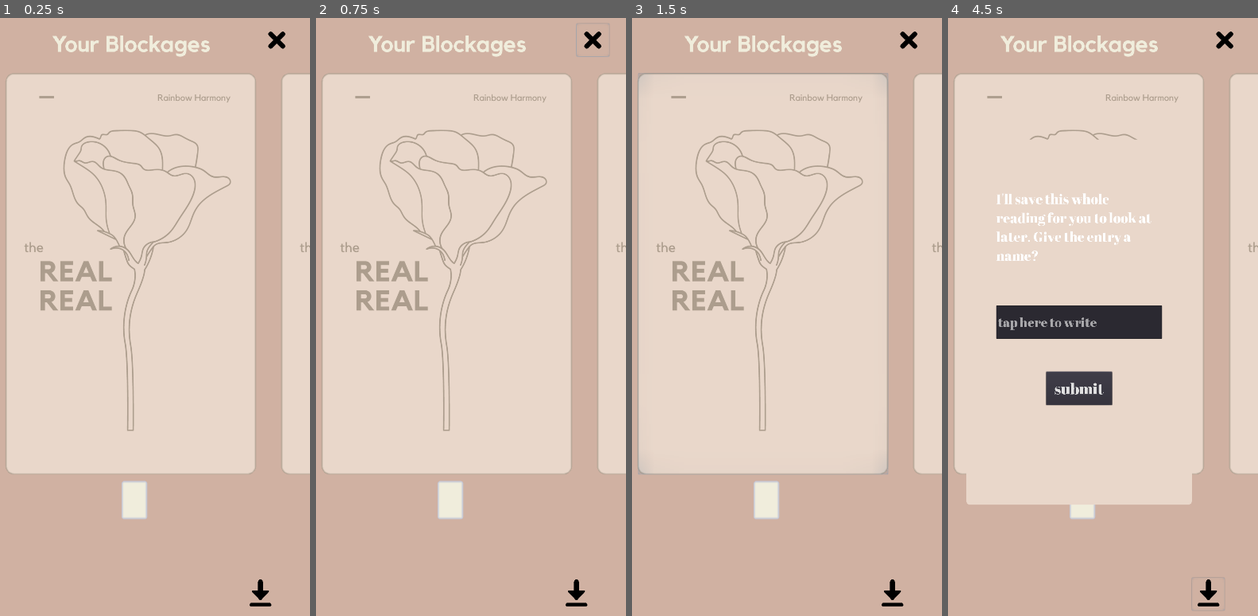
Above: before the commit, frames 1-4 (left to right).
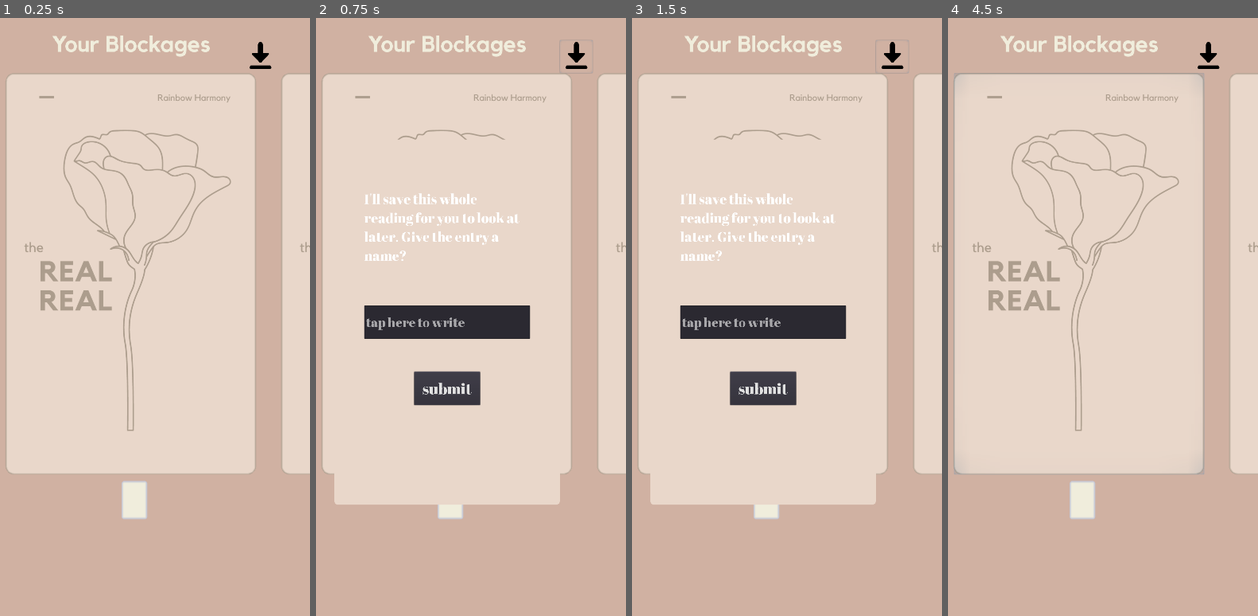
Above: after the commit, the same moments.

Repository: collectivenectar/therealrealoracle
Game: Godot game, scene res://scenes/DrawingCards/seeyourcards.tscn
The game is run twice, just before and just after one commit, with the same random seed, the same clock (stepped at 60 frames per second) and the same inputs. This scene is started directly instead of the project's main scene.
Inputs (mouse positions are in pixels of both pictures, inside the frame that each line leads up to; where the layout moved, square brackets give the same spot in the first picture):
- Up to frame 1 (0.25 s): no input
- Up to frame 2 (0.75 s): click (591, 41) at 0.52 s
- Up to frame 3 (1.5 s): click (762, 275) at 1.25 s
- Up to frame 4 (4.5 s): click (1078, 388) at 2 s, where only the run after the commit has a clickable "submit"; click (1078, 275) at 2.75 s; click (1078, 275) at 3.5 s; click (1208, 53) [1208, 592] at 4.25 s

The runs differ from the first frame. In frame 1, 0.4% of the frame differs, in the area x 80-93%, y 2-99%; in frame 2, 11%; in frame 3, 11%; in frame 4, 11%, in the area x 2-93%, y 2-100%.
Error before the commit: Invalid get index 'nan' (on base: 'Array'). (res://scripts/DrawingCards/Carousels/CarouselFinite.gd:215)
Error after the commit: Invalid get index '15' (on base: 'Array'). (res://scripts/DrawingCards/seeyourcards.gd:89)

Commit message:
preparing for lifecycle saving additions, added comments

Diff:
--- a/scenes/DrawingCards/seeyourcards.tscn
+++ b/scenes/DrawingCards/seeyourcards.tscn
@@ -8,11 +8,6 @@
 [ext_resource path="res://resources/Complimentary.tres" type="Theme" id=6]
 [ext_resource path="res://fonts/Kollektif-Bold.ttf" type="DynamicFontData" id=7]
 [ext_resource path="res://app icons/RightChevronCircle.png" type="Texture" id=8]
-[ext_resource path="res://app icons/Cancel.png" type="Texture" id=9]
-
-[sub_resource type="DynamicFont" id=1]
-size = 34
-font_data = ExtResource( 5 )
 
 [sub_resource type="DynamicFont" id=2]
 size = 29
@@ -63,25 +58,11 @@
 "_edit_use_anchors_": false
 }
 
-[node name="backtomainmenu" type="Button" parent="."]
-margin_left = 930.0
-margin_top = 50.0
-margin_right = 1030.0
-margin_bottom = 150.0
-rect_min_size = Vector2( 100, 100 )
-custom_fonts/font = SubResource( 1 )
-icon = ExtResource( 9 )
-flat = true
-expand_icon = true
-__meta__ = {
-"_edit_use_anchors_": false
-}
-
 [node name="savethisreading" type="Button" parent="."]
 margin_left = 880.0
-margin_top = 1720.0
+margin_top = 100.0
 margin_right = 980.0
-margin_bottom = 1820.0
+margin_bottom = 200.0
 rect_min_size = Vector2( 100, 100 )
 custom_fonts/font = SubResource( 2 )
 icon = ExtResource( 3 )
@@ -278,7 +259,6 @@
 "_edit_use_anchors_": false
 }
 
-[connection signal="pressed" from="backtomainmenu" to="." method="_on_backtomainmenu_pressed"]
 [connection signal="pressed" from="savethisreading" to="." method="_on_savethisreading_pressed"]
 [connection signal="pressed" from="left" to="." method="_on_left_pressed"]
 [connection signal="pressed" from="right" to="." method="_on_right_pressed"]
--- a/scripts/DrawingCards/Carousels/CarouselFinite.gd
+++ b/scripts/DrawingCards/Carousels/CarouselFinite.gd
@@ -32,6 +32,30 @@
 var scene_type : String
 
 signal card_chosen
+
+#INFO I NEED FOR LIFECYCLE SAVING & AUTOSAVE PROCESSES:
+# If this is while the cards have not yet been chosen, then I'll need:
+
+# if carousel is currently moving, I'll use the current animation_end_position
+# if carousel is not currently moving, I'll use current carousel_position
+# I also need:
+#	 global.carousel_type_currently_is
+#	 global.total_cards_in_scene
+#	 global.deck_copy_converted
+#	 global.card_side_displayed
+#	 global.carousel_choice
+#	 global.deck_copy_chosen_states
+#	 global.current_focus
+# With this I should be able to re-enter this scene and have it work fine
+
+# If this is interrupted after the cards are chosen, then I only need:
+# If carousel is moving, animation_end_position
+# If not moving, current carousel_position
+#	Also, :
+#	global.carousel_type_currently_is
+#	global.total_cards_in_scene
+#	global.card_side_displayed
+#	global.carousel_choice
 
 func _ready():
 	_carousel_sizing_setup()
--- a/scripts/DrawingCards/ProgressIndicatorAccumulative.gd
+++ b/scripts/DrawingCards/ProgressIndicatorAccumulative.gd
@@ -46,7 +46,11 @@
 		#This spot is for when the scene loads, so I just need to confirm that I need
 		#to use this to indicate that a card has not been chosen yet. Maybe an animation
 		#to blink the spread slot that you are choosing for?
-		pass
+		if progress == -1:
+			pass
+			#this is for when undoing a card choice - hasn't been built but is needed
+		else:
+			pass
 	else:
 		if indicator_spots.has(1) == true:
 			if indicator_spots.count(0) == 0:
@@ -79,5 +83,7 @@
 	else:
 		print("array and panels count not equal")
 
-func move_indicator():
+func undo_progress():
+	#put code here for when reversing a card choice
+	#_card_progress(-1)
 	pass
--- a/scripts/DrawingCards/choose your cards.gd
+++ b/scripts/DrawingCards/choose your cards.gd
@@ -13,6 +13,10 @@
 	_setup()
 
 func _setup():
+	#This function needs updating, I need to find a way to handle reloading of this scene
+	#for app lifecycle and autosaving reasons. If reloading, I need to instance these
+	#and then load the relevant data into 'carousel' and 'layout', and due to the nature
+	#of 'layout' code, I might need to do a 'for' loop so the card panels work right
 	var carousel : Node = carousel_scene.instance()
 	$popupcontainer.visible = false
 	$VBoxContainer.add_child(carousel)
@@ -41,4 +45,3 @@
 	#below is for correcting how the inverted carousel_position values affects card order
 	global.carousel_choice.invert()
 	emit_signal("cards_chosen")
-	#get_tree().change_scene("res://scenes/DrawingCards/seeyourcards.tscn")
--- a/scripts/DrawingCards/choosewhichspread.gd
+++ b/scripts/DrawingCards/choosewhichspread.gd
@@ -42,4 +42,3 @@
 	global.carousel_type_currently_is = 0
 	global.card_side_displayed = "back"
 	emit_signal("spread_chosen")
-	#get_tree().change_scene("res://scenes/DrawingCards/choose your cards.tscn")
--- a/scripts/DrawingCards/seeyourcards.gd
+++ b/scripts/DrawingCards/seeyourcards.gd
@@ -1,16 +1,16 @@
 extends Control
 
 # this is where users will likely spend most of their time. Consider this scene
-# the most important in terms of efficiency and UX. One other scene is instanced
-# in, the layout progress scene which is essentially the same as before,
-# only on starting this scene card_layout_progress starts at 0?
-#if I run into trouble with the layout scene and showing progress, I have an idea
-#for how to maybe do this simply:
+# the most important in terms of efficiency and UX.
 
-#create an array of arrays, with the first array being each card, and each sub
-#array being a container for that card information, i.e. the cards_info_storage
-#variable or something. Then any changes that need to be made are done to the array
-#and adding or removing cards is done through array.methods
+# Needs a redesign in some places to work with autosave and app lifecycle
+# Currently to reload the scene, I'd need:
+
+#	global.carousel_type_currently_is
+#	global.carousel_choice
+#	global.current_focus
+#	global.card_side_displayed
+#	global.total_cards_in_scene
 
 onready var carousel_scene : PackedScene = preload("res://scenes/DrawingCards/Carousels/CarouselFinite.tscn")
 onready var carousel_instance : Node = carousel_scene.instance()
@@ -135,9 +135,9 @@
 	global.runtime_user_data.saved_readings[reading_name] = [spread_state, carousel_converted, total_cards_in_scene]
 	global.save_user_data()
 
-func _on_backtomainmenu_pressed():
-	#clear all data in the scene and make it ready for another reading
-	global.clear_decks()
-	global.current_card_in_spread = 0
-	global.total_cards_in_scene = 0
-	get_tree().change_scene("res://scenes/mainmenu.tscn")
+#func _on_backtomainmenu_pressed():
+#	#clear all data in the scene and make it ready for another reading
+#	global.clear_decks()
+#	global.current_card_in_spread = 0
+#	global.total_cards_in_scene = 0
+#	get_tree().change_scene("res://scenes/mainmenu.tscn")
--- a/scripts/mainmenu.gd
+++ b/scripts/mainmenu.gd
@@ -1,22 +1,27 @@
 extends Control
 
-#onready var deckcorepopup = preload("res://scenes/DeckIntentions/deckcorepopup.tscn")
 onready var userhistory : PackedScene = preload("res://scenes/UserHistory/UserHistory.tscn")
 onready var guidebook : PackedScene = preload("res://scenes/Guidebook/Guidebook.tscn")
 onready var choosingspreads : PackedScene = preload("res://scenes/DrawingCards/choosewhichspread.tscn")
 onready var deckcarousel : PackedScene = preload("res://scenes/DeckCarousel/DeckCarousel.tscn")
 onready var choosecards : PackedScene = preload("res://scenes/DrawingCards/choose your cards.tscn")
 onready var seecards : PackedScene = preload("res://scenes/DrawingCards/seeyourcards.tscn")
-#onready var deckcore = deckcorepopup.instance()
-#onready var tween = get_node("Tween")
-onready var menu_hidden = false
-onready var chevronsup = preload("res://app icons/ChevronUp.png")
-onready var chevronsdown = preload("res://app icons/ChevronDown.png")
 
+var chevronsup = preload("res://app icons/ChevronUp.png")
+var chevronsdown = preload("res://app icons/ChevronDown.png")
+var menu_hidden = false
 var card_color1 = global.color_compliment
+var instanceViewerChannel : int = 0
+var instanceViewerChannels : Array = ["DrawingCards", "UserHistory", "DeckCarousel", "DeckGuide"]
 
 func _ready():
-	pass
+	global.carousel_type_currently_is = 0
+	var choosingspreadsinstance = choosingspreads.instance()
+	choosingspreadsinstance.connect("spread_chosen", self, "_switch_to_choose_cards")
+	$InstanceViewer.add_child(choosingspreadsinstance)
+
+# All other scenes are loaded through the main menu.tscn, in and out of "InstanceViewer" node.
+# This should simplify UI issues.
 
 #func modal_exit_anim():
 #	tween.interpolate_property($deckcorepopup, "rect_position:y", 0.0, rect_size.y, 0.3, Tween.TRANS_LINEAR, Tween.EASE_OUT, 0.0)
@@ -88,9 +93,13 @@
 		menu_hidden = false
 
 func _on_Draw_pressed():
+	if instanceViewerChannel == 0:
+		#here I run autosave or anything else
+		pass
 	global.carousel_type_currently_is = 0
 	var choosingspreadsinstance = choosingspreads.instance()
 	choosingspreadsinstance.connect("spread_chosen", self, "_switch_to_choose_cards")
+	instanceViewerChannel = 0
 	if $InstanceViewer.get_child_count() == 0:
 		$InstanceViewer.add_child(choosingspreadsinstance)
 	elif $InstanceViewer.get_child_count() >= 0:
@@ -99,6 +108,9 @@
 		$InstanceViewer.add_child(choosingspreadsinstance)
 
 func _on_History_pressed():
+	if instanceViewerChannel == 0:
+		#here I run autosave or anything else
+		pass
 	global.carousel_type_currently_is = 1
 	var userhistoryinstance = userhistory.instance()
 	if $InstanceViewer.get_child_count() == 0:
@@ -109,6 +121,9 @@
 		$InstanceViewer.add_child(userhistoryinstance)
 
 func _on_Guidebook_pressed():
+	if instanceViewerChannel == 0:
+		#here I run autosave or anything else
+		pass
 	var guidebookinstance = guidebook.instance()
 	if $InstanceViewer.get_child_count() == 0:
 		$InstanceViewer.add_child(guidebookinstance)
@@ -118,6 +133,9 @@
 		$InstanceViewer.add_child(guidebookinstance)
 
 func _on_Deck_pressed():
+	if instanceViewerChannel == 0:
+		#here I run autosave or anything else
+		pass
 	global.carousel_type_currently_is = 2
 	var deckcarouselinstance = deckcarousel.instance()
 	if $InstanceViewer.get_child_count() == 0:
Not shown: 1 places in scenes/DrawingCards/seeyourcards.tscn that only renumber resources
